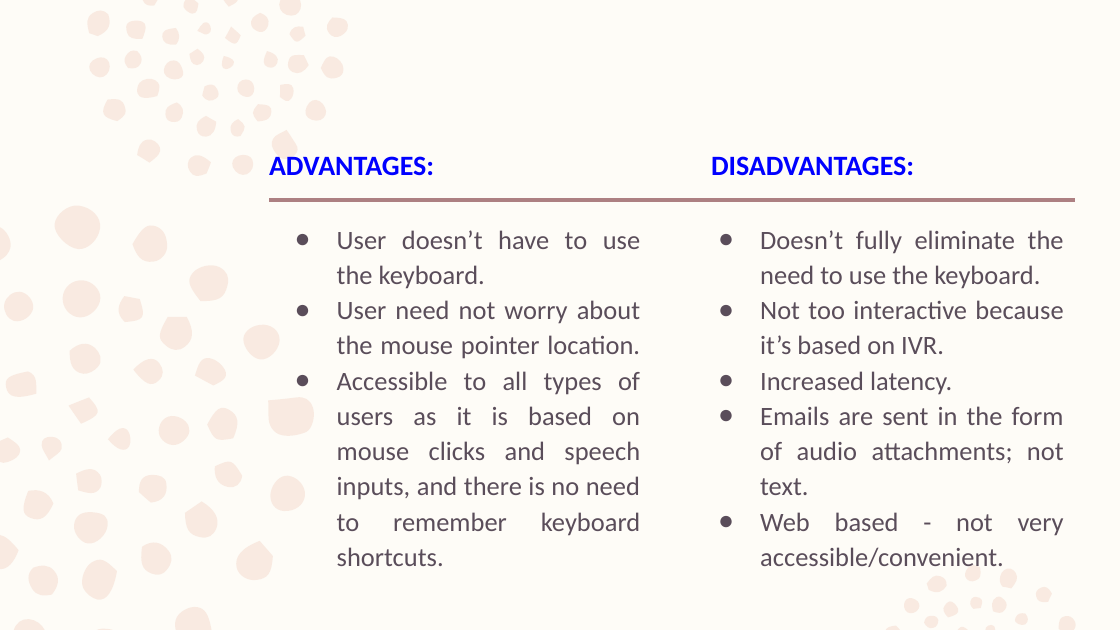
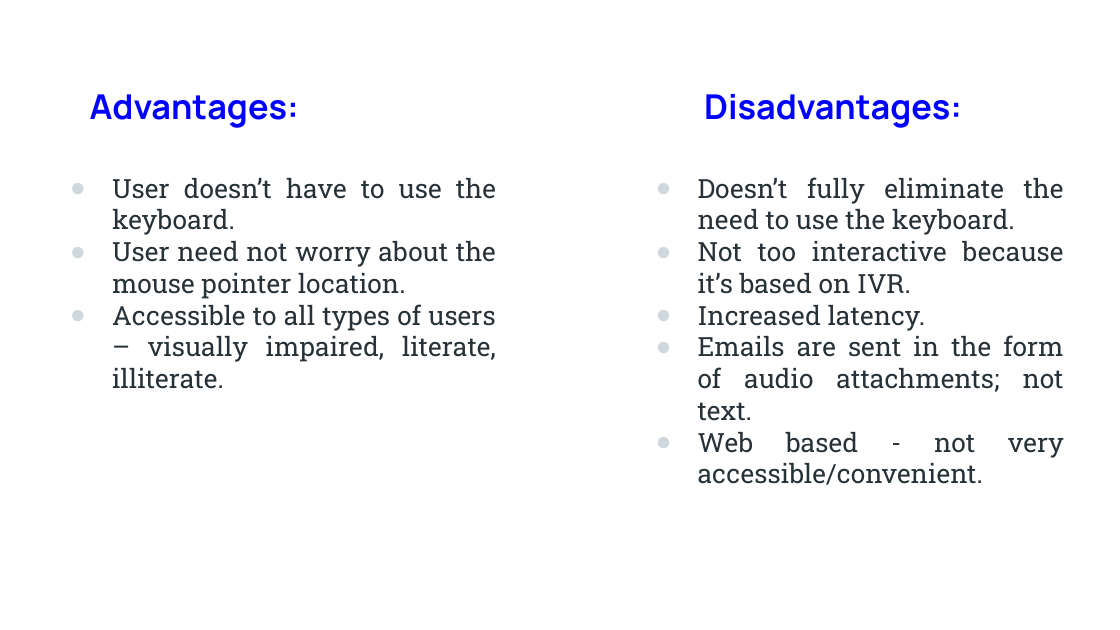
Before and after one commit to kazimsayed954/S5, a slide deck: slide 24 of Design Project/Voice Based Email System for the Visually Impaired 1.pptx (slide 20 before the commit). Drawn at 1120x630 pixels with LibreOffice and Linux fonts; fonts in the diff are those of the drawing; background and template pictures are left out. Boxes give left, top, right and bottom in pixels: in the first picture for what was removed or moved away, otherwise in the second. Text is boxed around its words. In the diff, an @@ line names an element or a change of style, - is before the commit and + after.

```diff
--- a/Design Project/Voice Based Email System for the Visually Impaired 1.pptx
+++ b/Design Project/Voice Based Email System for the Visually Impaired 1.pptx
@@ background #FEFCF7 to picture (left out) @@
@@ freeform shape removed at box(0, 0, 1076, 630) @@
@@ text at box(90, 94, 299, 128): text changed; size 18 to 22 pt; font Calibri to Manrope @@
-ADVANTAGES:
+Advantages:
@@ text at box(704, 94, 962, 128): text changed; size 18 to 22 pt; font Calibri to Manrope @@
-DISADVANTAGES:
+Disadvantages:
@@ text "User doesn’t have to use ...": place and size @@
-text "User doesn’t have to use ..." at box(337, 230, 641, 566)
+text "User doesn’t have to use ..." at box(112, 178, 496, 389)
@@ text at box(112, 178, 496, 299): font Calibri to Roboto Slab, text colour #5A4D5A to #263238 in "User doesn’t have to use the keyboard.", "User need not worry about the mouse ..."; line spacing 1.11 to 1 @@
@@ text "Doesn’t fully eliminate the need ...": place and size @@
-text "Doesn’t fully eliminate the need ..." at box(760, 230, 1064, 567)
+text "Doesn’t fully eliminate the need ..." at box(698, 177, 1064, 485)
@@ text "Doesn’t fully eliminate the need ..." at box(698, 177, 1064, 485): font Calibri to Roboto Slab, text colour #5A4D5A to #263238; line spacing 1.11 to 1 @@
@@ line removed from (270, 199) to (1075, 199) @@
@@ text at box(112, 304, 496, 389): text changed; font Calibri to Roboto Slab; text colour #5A4D5A to #263238 @@
-● Accessible to all types of users as it is based on mouse clicks and speech inputs, and there is no need to remember keyboard shortcuts.
+● Accessible to all types of users – visually impaired, literate, illiterate.
```
Also in this commit, not shown: 17 other slides changed, 7 slides added, 3 slides removed, 1 other file.
